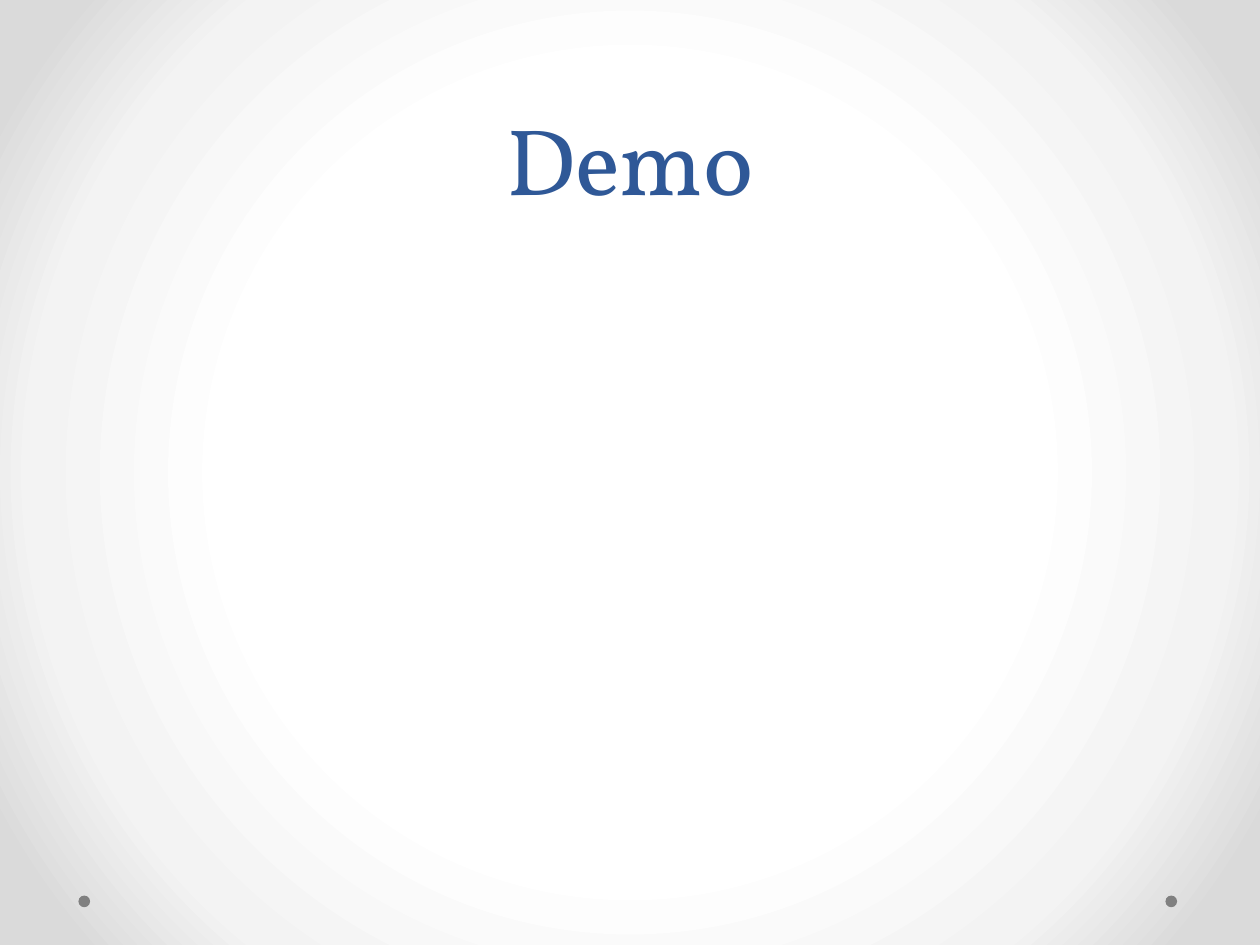
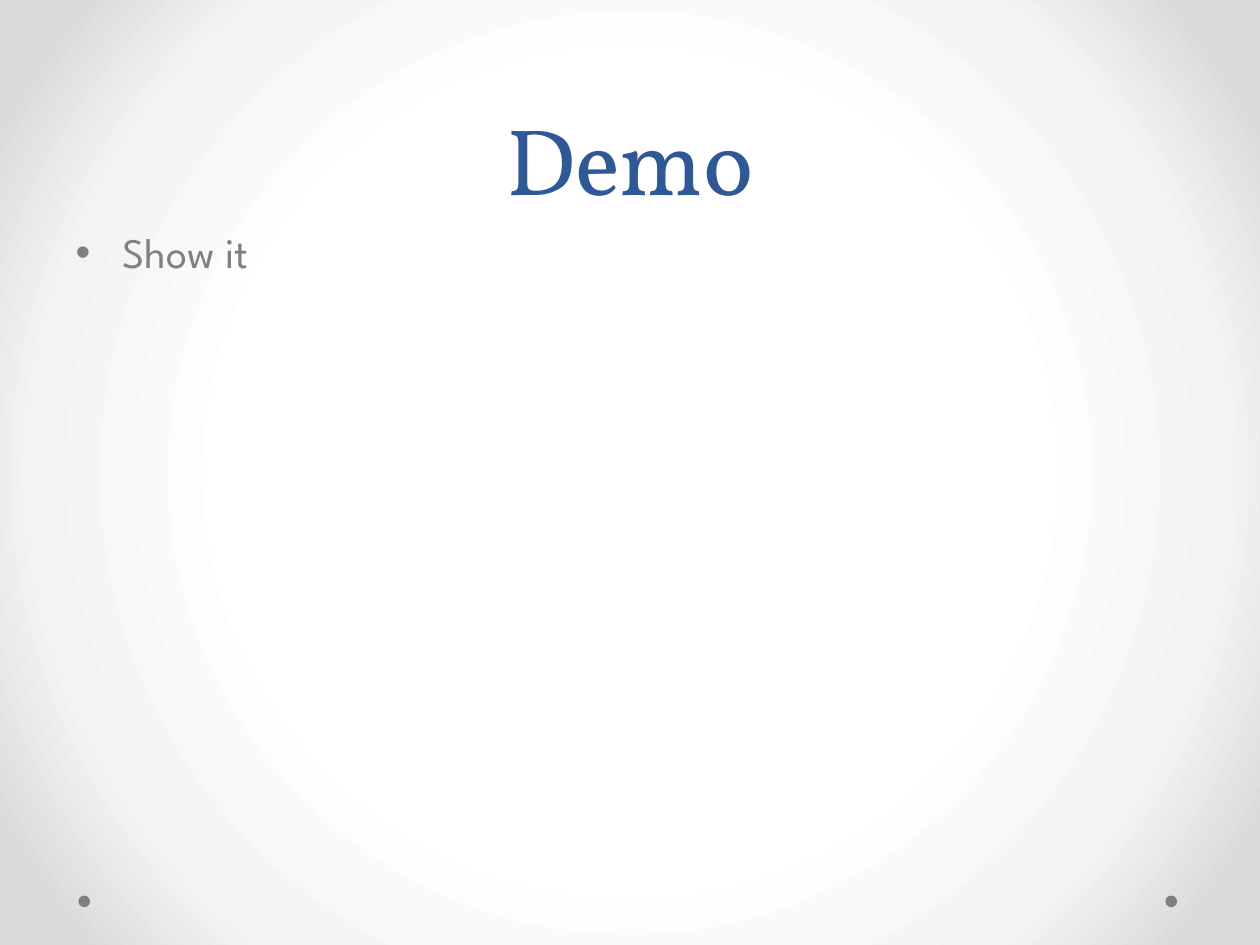
Before and after one commit to pohltm/Battle, a slide deck: slide 5 of Documents/Project Presentation/Battleship Project Presentation.pptx. Drawn at 1260x945 pixels with LibreOffice and Linux fonts; fonts in the diff are those of the drawing. Boxes give left, top, right and bottom in pixels: in the first picture for what was removed or moved away, otherwise in the second. Text is boxed around its words. In the diff, an @@ line names an element or a change of style, - is before the commit and + after.

```diff
--- a/Documents/Project Presentation/Battleship Project Presentation.pptx
+++ b/Documents/Project Presentation/Battleship Project Presentation.pptx
@@ text added at (123,239,248,269), 24 pt, text #808080 @@
+• Show it
```
Also in this commit, not shown: 7 other slides changed.
